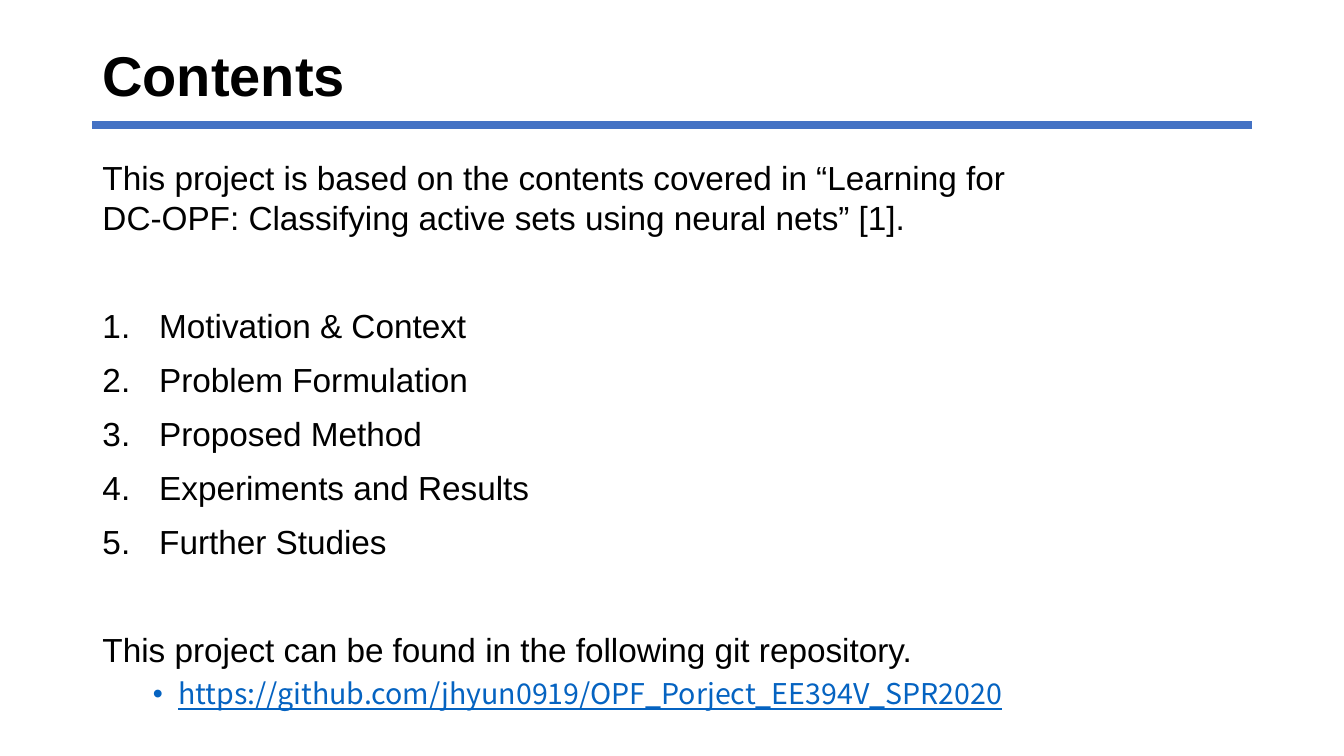
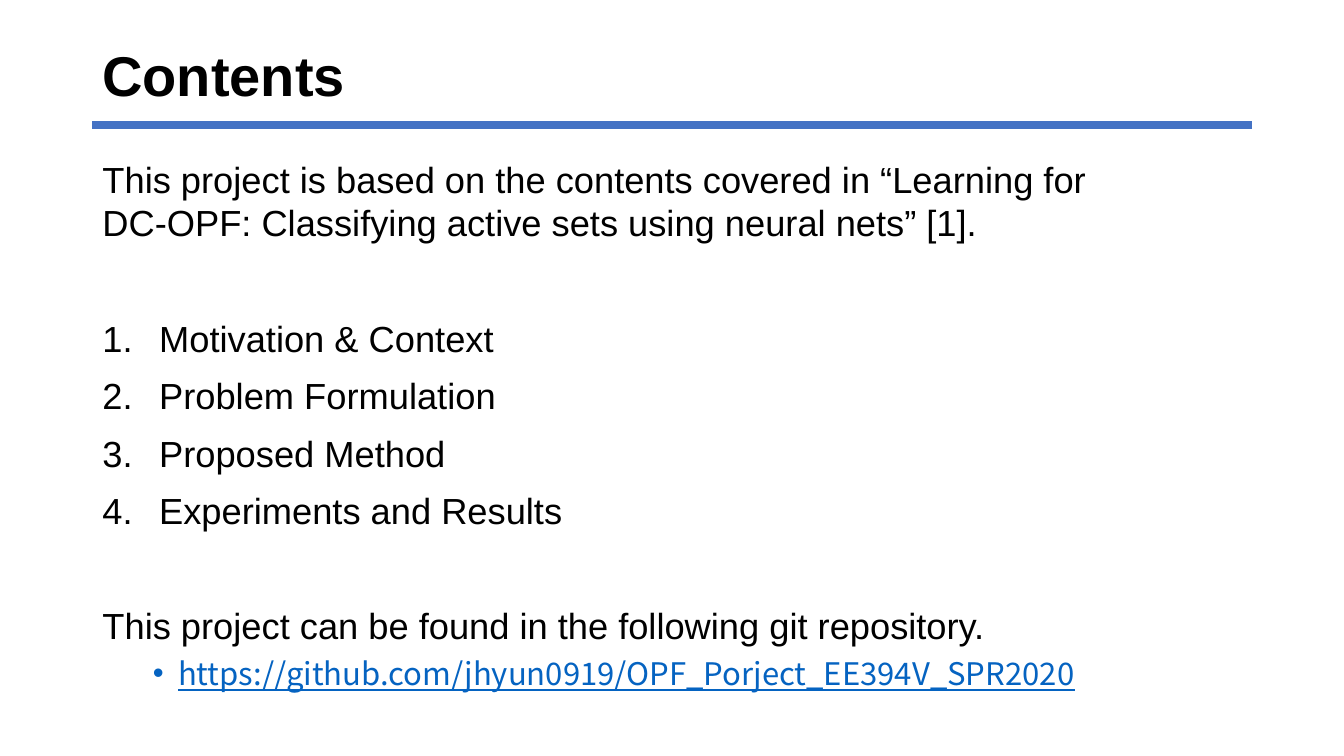
Before and after one commit to jhyun0919/Project_EE394V_SPR2020, a slide deck: slide 2 of report/Park.pptx. Drawn at 1344x756 pixels with LibreOffice and Linux fonts; fonts in the diff are those of the drawing. Boxes give left, top, right and bottom in pixels: in the first picture for what was removed or moved away, otherwise in the second. Text is boxed around its words. In the diff, an @@ line names an element or a change of style, - is before the commit and + after.

```diff
--- a/report/Park.pptx
+++ b/report/Park.pptx
@@ text "This project is based on ..." at <box>102,166,1085,693</box>: size 23.8 to 25.9 pt in "This project is based on the contents ...", "Motivation & Context", "Problem Formulation", "Proposed Method" and 2 more places; size 20.4 to 22.2 pt in "https://github.com/jhyun0919/OPF_Porject_EE394V_SPR2020" @@
@@ text at <box>159,530,387,555</box>: paragraph removed @@
-5. Further Studies
```
Also in this commit, not shown: 7 other slides changed.
